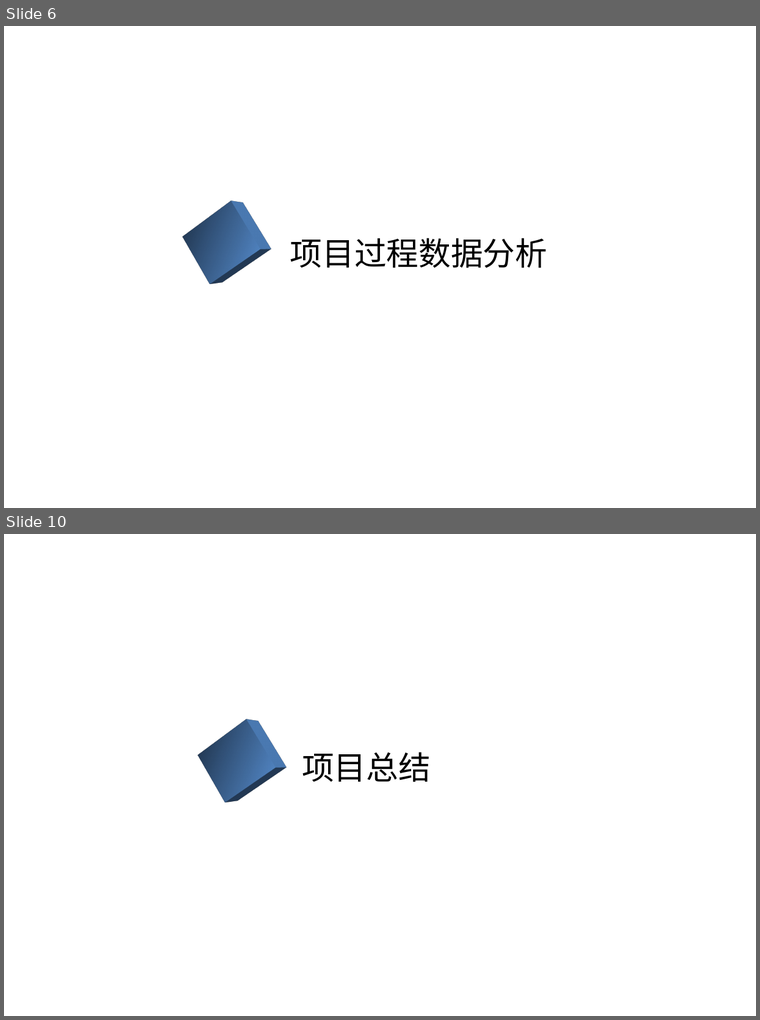
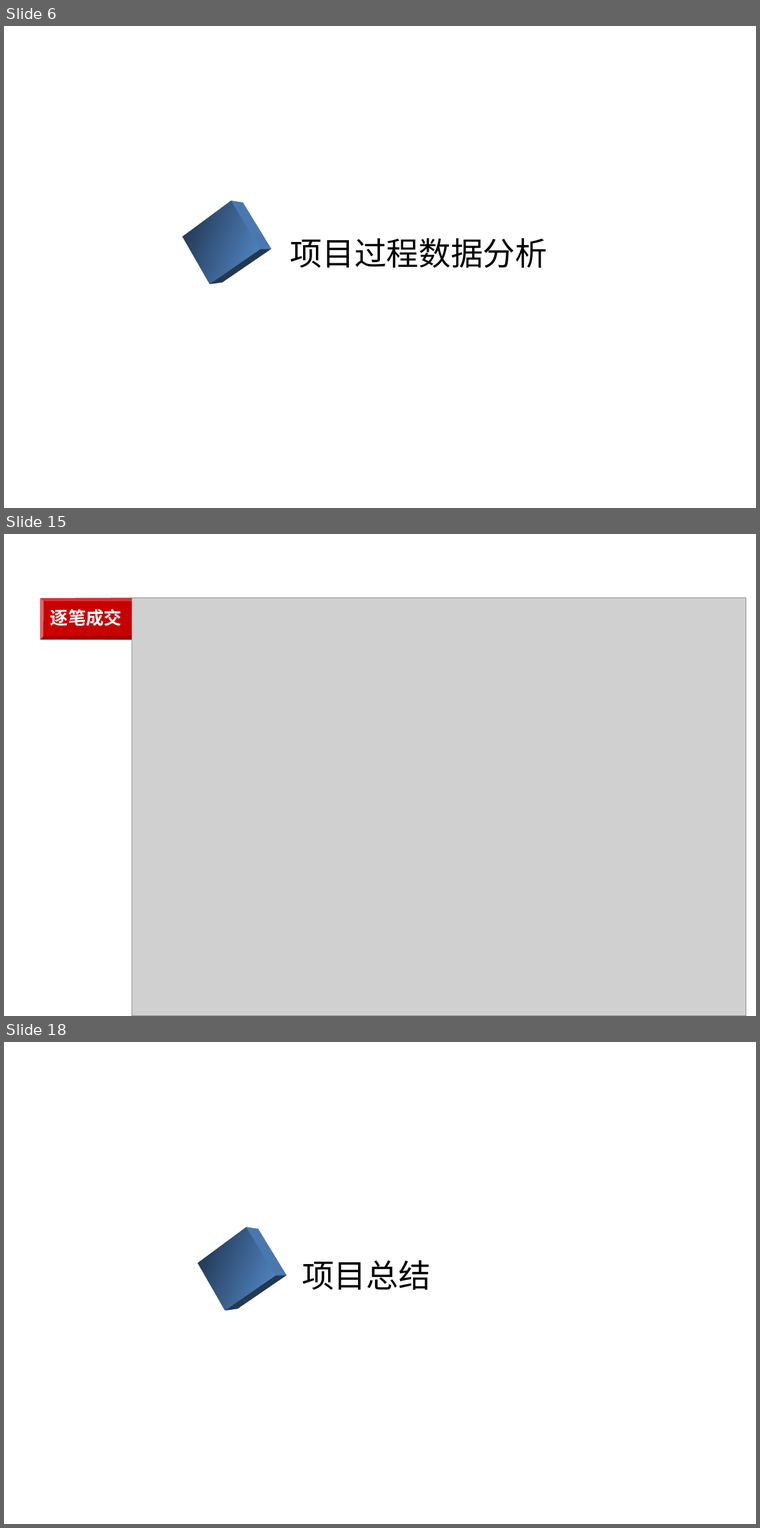
Before and after one commit to github188/doc, a slide deck: 3.项目资料/SSE/hisMarket/6.用户文档/行情历史数据总结报告.pptx. Shown one above the other, each under a label of ours: slides 6 and 10 before the commit, slides 6, 15 and 18 after it; the slides between them are not shown. The pictures are 760x1020 and 760x1528 pixels, drawn with LibreOffice and Linux fonts; fonts in the diff are those of the drawing; grey boxes stand for pictures; background and template pictures are left out. Boxes give left, top, right and bottom in pixels: in the first picture for what was removed or moved away, otherwise in the second. Text is boxed around its words. In the diff, an @@ line names an element or a change of style, - is before the commit and + after.

```diff
--- a/3.项目资料/SSE/hisMarket/6.用户文档/行情历史数据总结报告.pptx
+++ b/3.项目资料/SSE/hisMarket/6.用户文档/行情历史数据总结报告.pptx
@@ slide 15 added at (x1=4, y1=534, x2=756, y2=1016), background picture (left out) @@
@@ bevel added at (x1=40, y1=597, x2=709, y2=640), fill gradient #CC0000 to #990000, 20 pt, text #FFFFFF, bold @@
+逐笔成交
@@ picture added at (x1=132, y1=597, x2=746, y2=1016) @@
@@ what was slide 10 is now slide 18 @@
```
Also in this commit, not shown: 4 slides changed, 7 other slides added, 1 other file.
